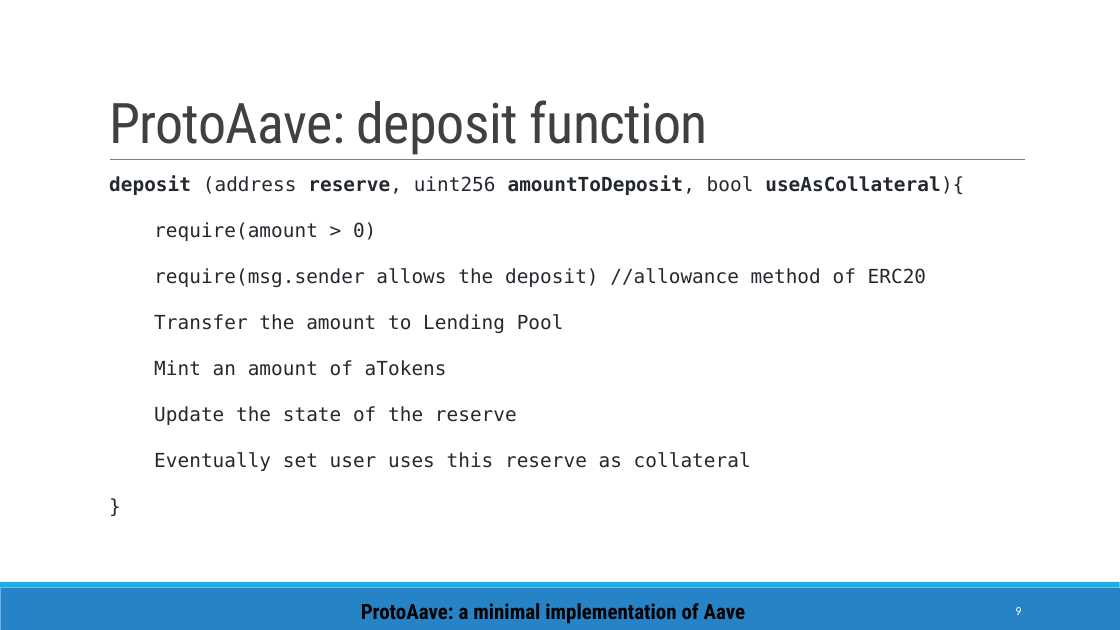
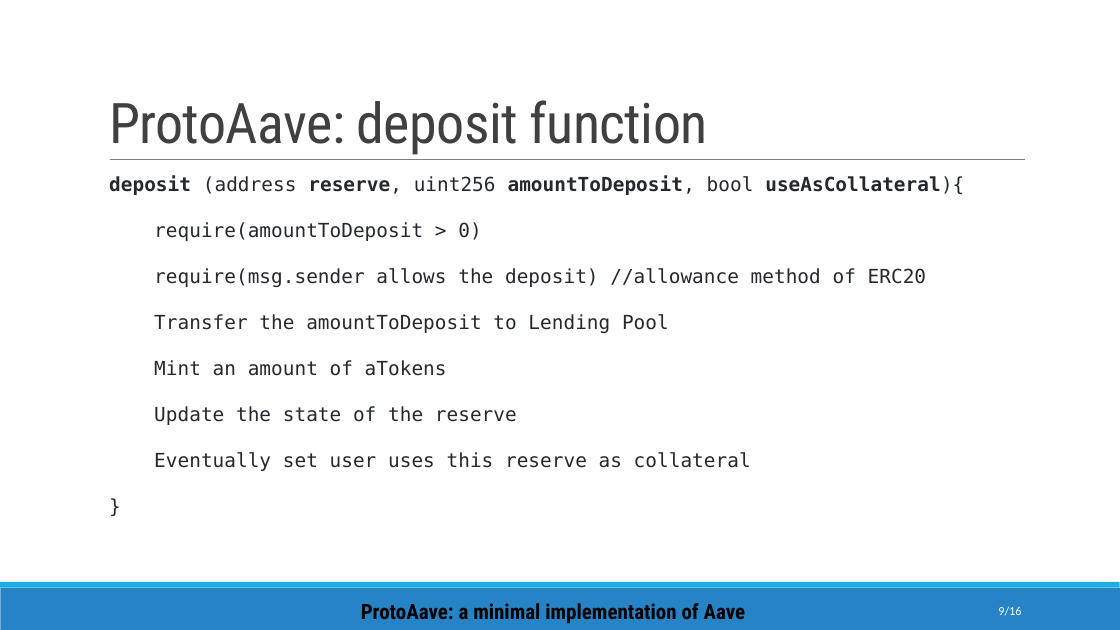
Before and after one commit to enricopiseddu/lendingPool, a slide deck: slide 9 of presentation.pptx. Drawn at 1120x630 pixels with LibreOffice and Linux fonts; fonts in the diff are those of the drawing. Boxes give left, top, right and bottom in pixels: in the first picture for what was removed or moved away, otherwise in the second. Text is boxed around its words. In the diff, an @@ line names an element or a change of style, - is before the commit and + after.

Commit message:
update pptx

```diff
--- a/presentation.pptx
+++ b/presentation.pptx
@@ text at <box>154,222,481,241</box>: text changed @@
-  require(amount > 0)
+  require(amountToDeposit > 0)
@@ text at <box>154,314,669,333</box>: text changed @@
-  Transfer the amount to Lending Pool
+  Transfer the amountToDeposit to Lending Pool
@@ page number at <box>998,606,1021,616</box>: text changed @@
-9
+9/16
```
Also in this commit, not shown: 1 other slide changed.
